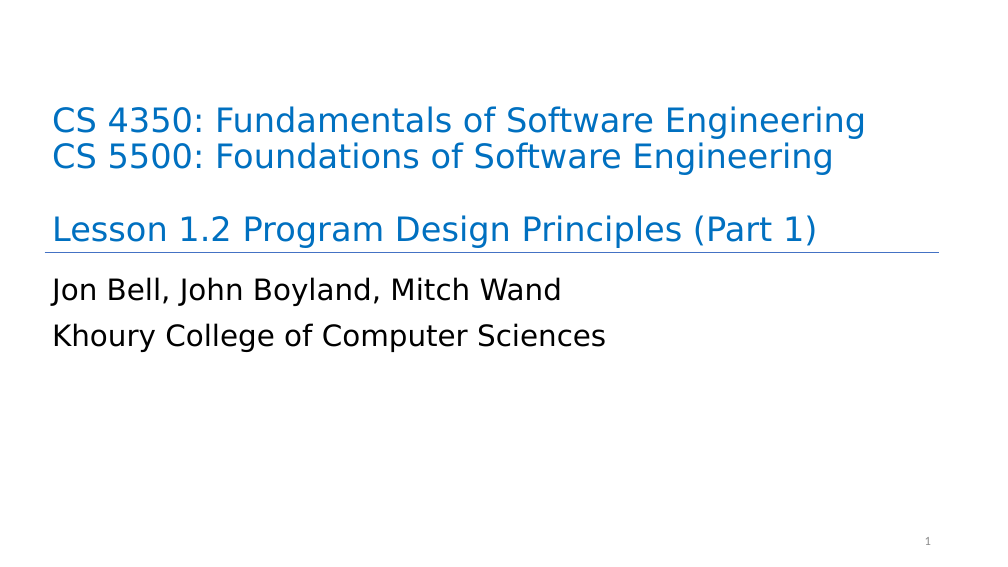
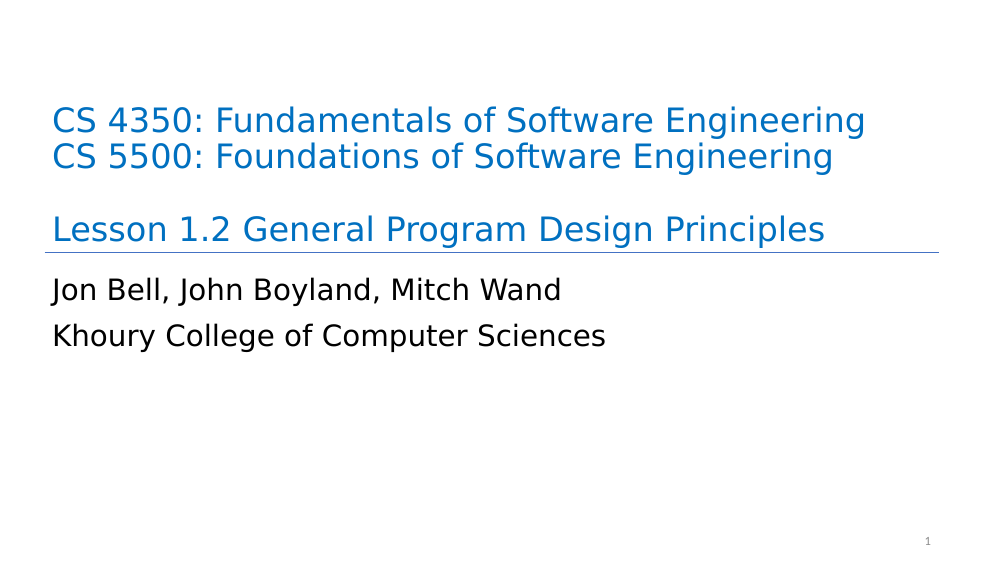
Before and after one commit to neu-se/CS4530-CS5500-Spring-2021, a slide deck: slide 1 of Slides/Lesson 1.2 General Program Design Principles.pptx. Drawn at 1008x567 pixels with LibreOffice and Linux fonts; fonts in the diff are those of the drawing. Boxes give left, top, right and bottom in pixels: in the first picture for what was removed or moved away, otherwise in the second. Text is boxed around its words. In the diff, an @@ line names an element or a change of style, - is before the commit and + after.

```diff
--- a/Slides/Lesson 1.2 General Program Design Principles.pptx
+++ b/Slides/Lesson 1.2 General Program Design Principles.pptx
@@ title at box(52, 106, 866, 248): text changed @@
-CS 4350: Fundamentals of Software Engineering
-CS 5500: Foundations of Software Engineering
-Lesson 1.2 Program Design Principles (Part 1)
+CS 4350: Fundamentals of Software Engineering
+CS 5500: Foundations of Software Engineering
+Lesson 1.2 General Program Design Principles
```
Also in this commit, not shown: 11 other slides changed.
